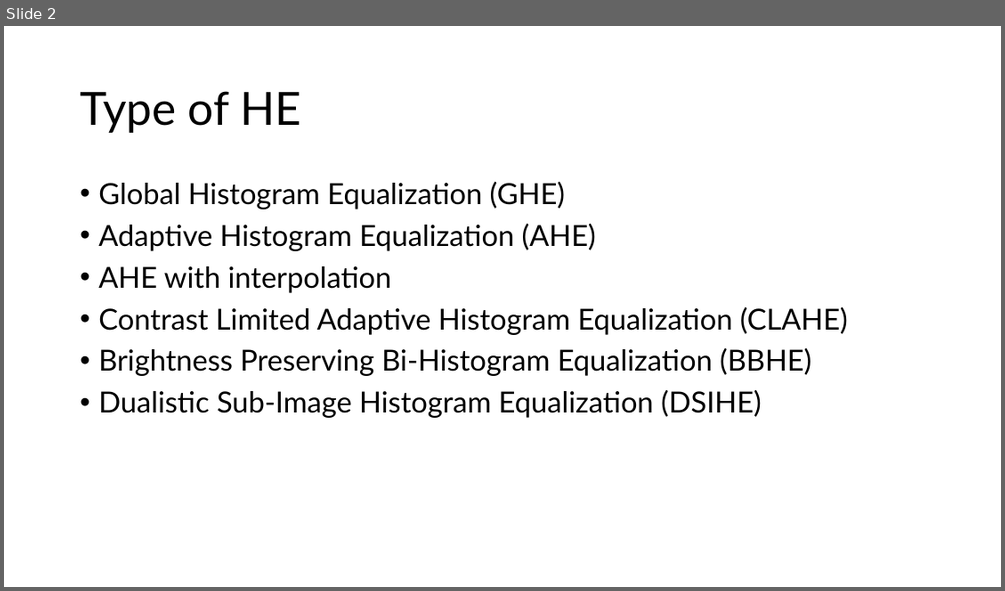
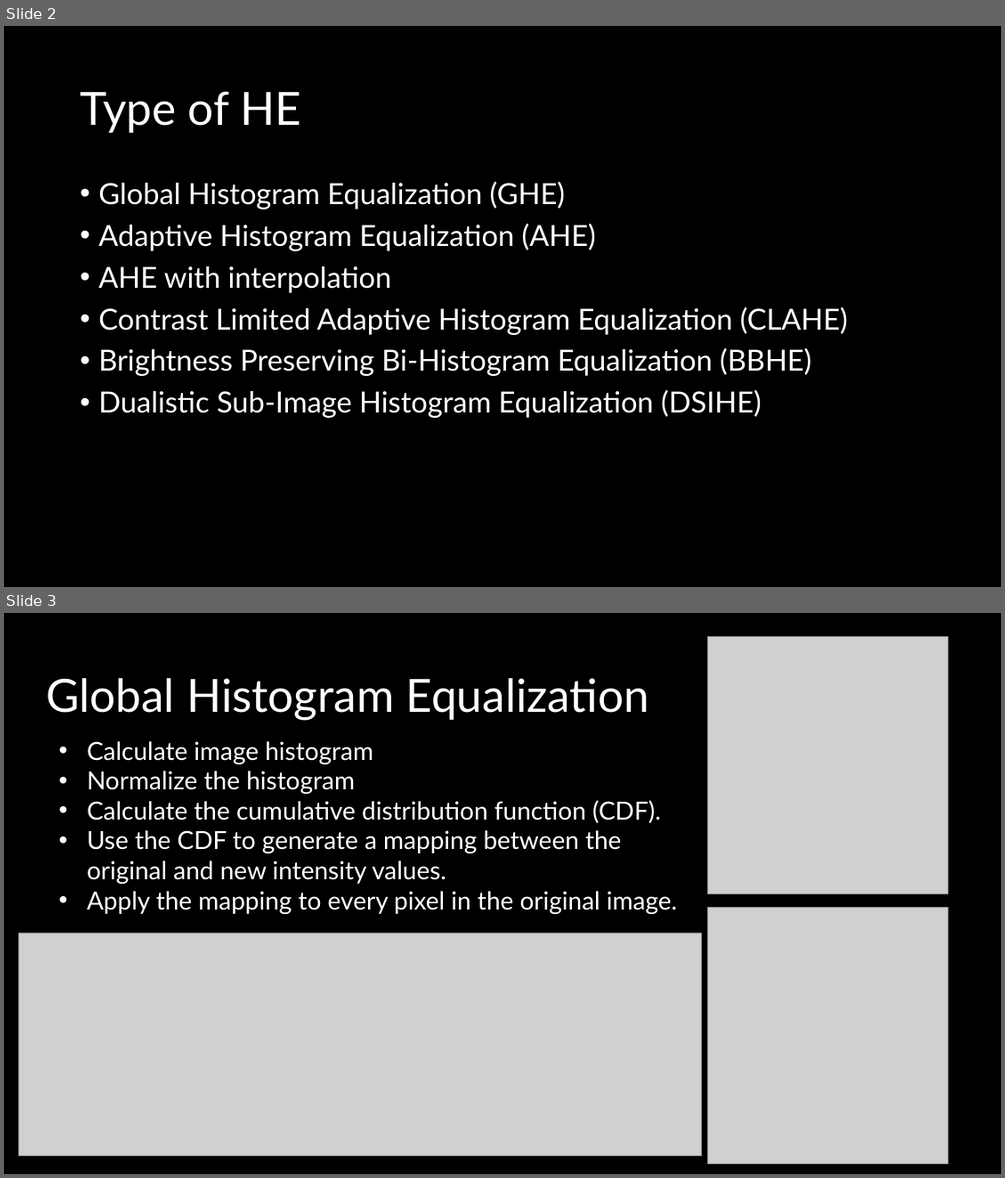
Before and after one commit to bsimonsen27/WSU-Fall26, a slide deck: ECE6220/project/Histogram Equalization.pptx. Shown one above the other, each under a label of ours: slide 2 before the commit, slides 2 and 3 after it. The pictures are 1005x591 and 1005x1178 pixels, drawn with LibreOffice and Linux fonts; fonts in the diff are those of the drawing; grey boxes stand for pictures. Boxes give left, top, right and bottom in pixels: in the first picture for what was removed or moved away, otherwise in the second. Text is boxed around its words. In the diff, an @@ line names an element or a change of style, - is before the commit and + after.

Commit message:
added to image processing presentation

```diff
--- a/ECE6220/project/Histogram Equalization.pptx
+++ b/ECE6220/project/Histogram Equalization.pptx
@@ slide 3 added at bbox=[4, 613, 1001, 1174], background #000000 @@
@@ picture added at bbox=[708, 637, 947, 893] @@
@@ title added at bbox=[46, 678, 650, 720], 44 pt, text #FFFFFF @@
+Global Histogram Equalization
@@ text added at bbox=[87, 741, 677, 914], 24 pt, text #FFFFFF @@
+• Calculate image histogram
+• Normalize the histogram
+• Calculate the cumulative distribution function (CDF).
+• Use the CDF to generate a mapping between the original and new intensity values.
+• Apply the mapping to every pixel in the original image.
@@ picture added at bbox=[19, 933, 702, 1156] @@
@@ picture added at bbox=[708, 908, 947, 1164] @@
@@ slide 2 changed as well @@
@@ background #FFFFFF to #000000 @@
@@ title "Type of HE" at bbox=[80, 91, 301, 133]: text colour #000000 to #FFFFFF @@
@@ text "Global Histogram Equalization (GHE)" at bbox=[98, 182, 848, 418]: text colour #000000 to #FFFFFF @@
```
Also in this commit, not shown: 1 other slide changed, 8 other slides added, 1 other file.
